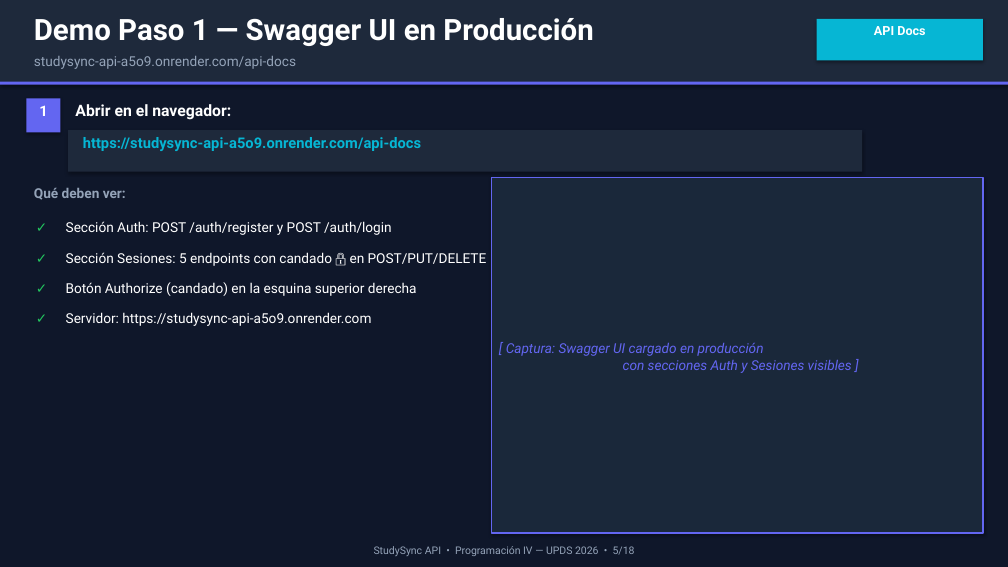
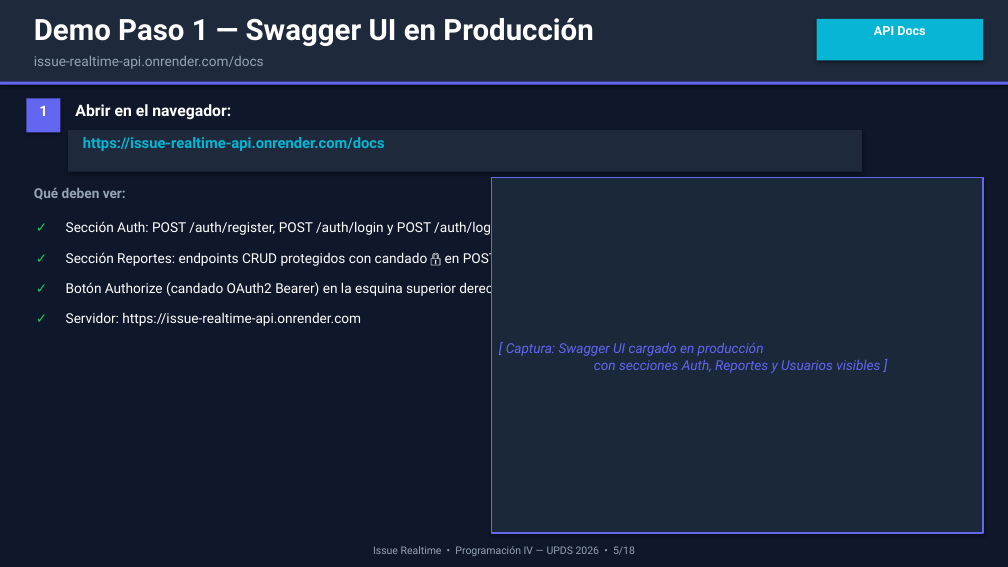
Before and after one commit to JoseMPB13/P4, a slide deck: slide 5 of StudySync_Presentacion_Proyecto_Final.pptx. Drawn at 1008x567 pixels with LibreOffice and Linux fonts; fonts in the diff are those of the drawing. Boxes give left, top, right and bottom in pixels: in the first picture for what was removed or moved away, otherwise in the second. Text is boxed around its words. In the diff, an @@ line names an element or a change of style, - is before the commit and + after.

Commit message:
docs: actualizar presentacion de PowerPoint con el stack tecnico veridico de Issue Realtime

```diff
--- a/StudySync_Presentacion_Proyecto_Final.pptx
+++ b/StudySync_Presentacion_Proyecto_Final.pptx
@@ text at [34,56,264,69]: text changed @@
-studysync-api-a5o9.onrender.com/api-docs
+issue-realtime-api.onrender.com/docs
@@ text at [83,137,385,151]: text changed @@
-https://studysync-api-a5o9.onrender.com/api-docs
+https://issue-realtime-api.onrender.com/docs
@@ text at [66,220,511,237]: text changed @@
-Sección Auth: POST /auth/register y POST /auth/login
+Sección Auth: POST /auth/register, POST /auth/login y POST /auth/logout
@@ text at [66,250,582,267]: text changed @@
-Sección Sesiones: 5 endpoints con candado 🔒 en POST/PUT/DELETE
+Sección Reportes: endpoints CRUD protegidos con candado 🔒 en POST/PUT/DELETE
@@ text at [66,280,508,297]: text changed @@
-Botón Authorize (candado) en la esquina superior derecha
+Botón Authorize (candado OAuth2 Bearer) en la esquina superior derecha
@@ text at [66,312,361,326]: text changed @@
-Servidor: https://studysync-api-a5o9.onrender.com
+Servidor: https://issue-realtime-api.onrender.com
@@ text at [506,342,880,373]: text changed @@
-[ Captura: Swagger UI cargado en producción
-con secciones Auth y Sesiones visibles ]
+[ Captura: Swagger UI cargado en producción
+con secciones Auth, Reportes y Usuarios visibles ]
@@ text at [373,546,635,556]: text changed @@
-StudySync API • Programación IV — UPDS 2026 • 5/18
+Issue Realtime • Programación IV — UPDS 2026 • 5/18
```
Also in this commit, not shown: 17 other slides changed.
